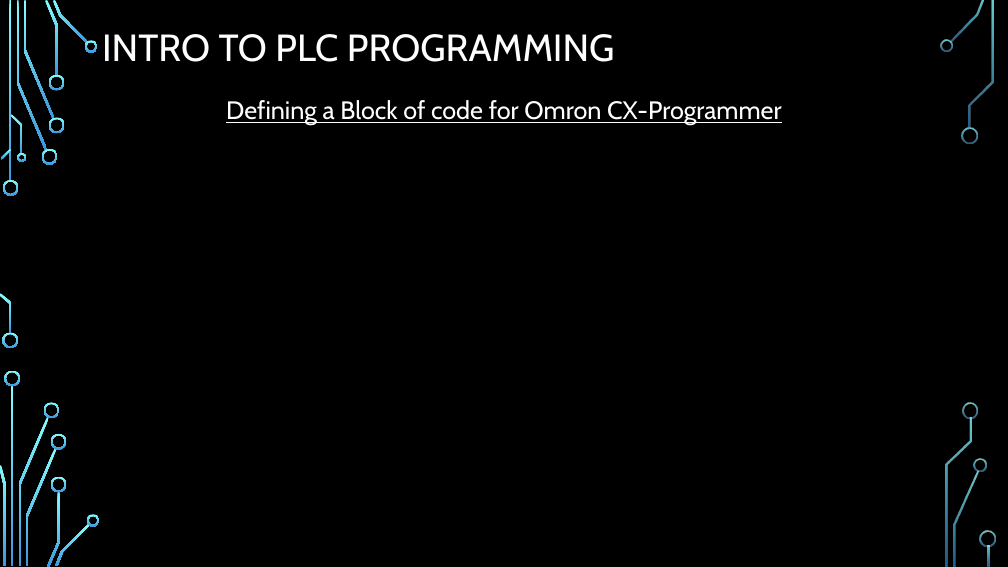
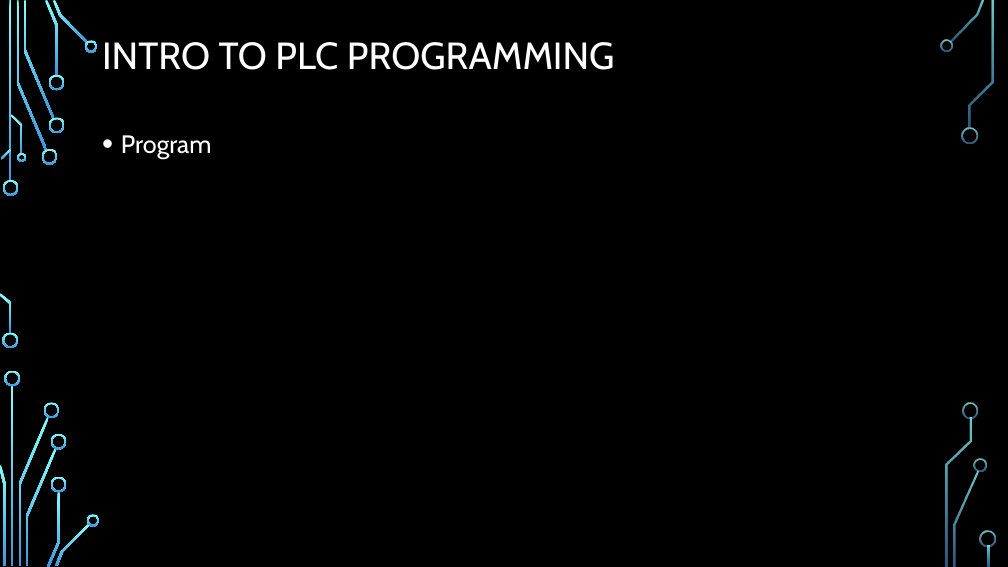
Before and after one commit to ramo1266/PLCProgrammingCourse, a slide deck: slide 6 of PowerPoint/Introduction To PLC programming.pptx (slide 11 before the commit). Drawn at 1008x567 pixels with LibreOffice and Linux fonts; fonts in the diff are those of the drawing; background and template pictures are left out. Boxes give left, top, right and bottom in pixels: in the first picture for what was removed or moved away, otherwise in the second. Text is boxed around its words. In the diff, an @@ line names an element or a change of style, - is before the commit and + after.

```diff
--- a/PowerPoint/Introduction To PLC programming.pptx
+++ b/PowerPoint/Introduction To PLC programming.pptx
@@ title "INTRO TO PLC PROGRAMMING": place and size @@
-title "INTRO TO PLC PROGRAMMING" at bbox=[102, 34, 615, 62]
+title "INTRO TO PLC PROGRAMMING" at bbox=[102, 42, 615, 70]
@@ text removed at bbox=[226, 100, 782, 126] @@
-Defining a Block of code for Omron CX-Programmer
@@ text added at bbox=[121, 135, 211, 159], 24 pt, text #FFFFFF @@
+• Program
```
Also in this commit, not shown: 3 other slides changed, 2 slides added, 8 slides removed, 3 other files.
